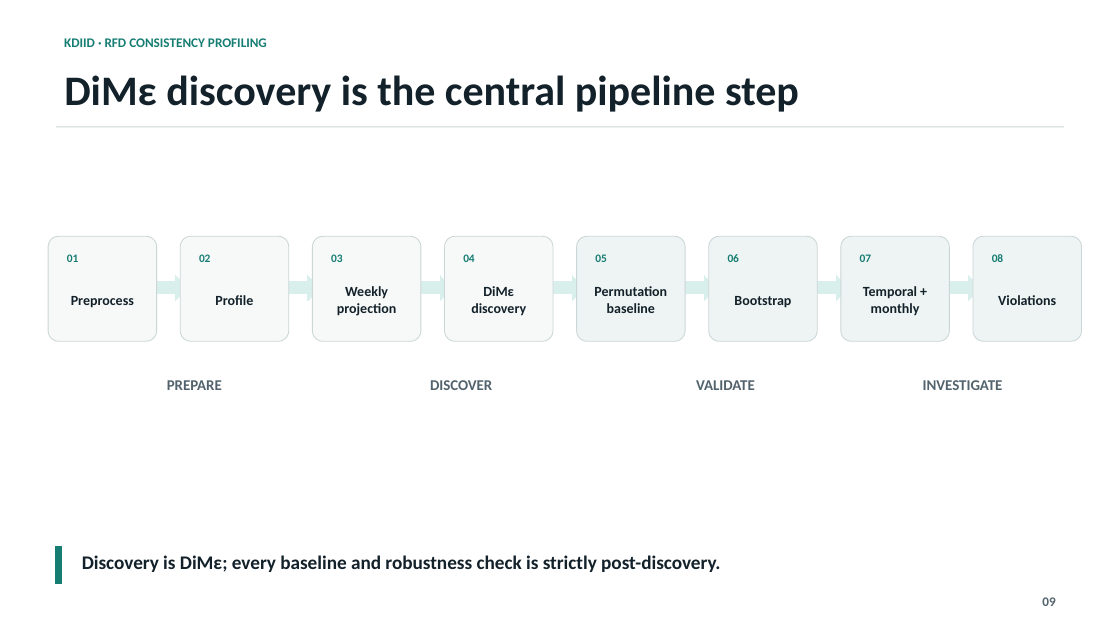
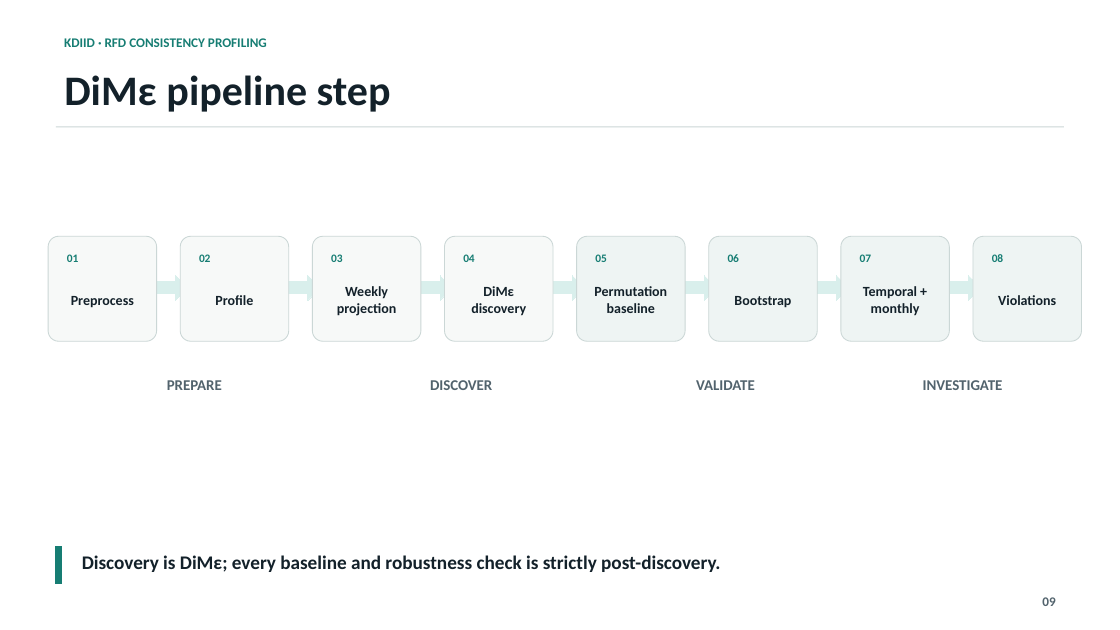
Before and after one commit to matthew-2000/rfd-urban-digital-twin, a slide deck: slide 9 of presentation/kdiid_rfd_presentation.pptx. Drawn at 1120x630 pixels with LibreOffice and Linux fonts; fonts in the diff are those of the drawing. Boxes give left, top, right and bottom in pixels: in the first picture for what was removed or moved away, otherwise in the second. Text is boxed around its words. In the diff, an @@ line names an element or a change of style, - is before the commit and + after.

```diff
--- a/presentation/kdiid_rfd_presentation.pptx
+++ b/presentation/kdiid_rfd_presentation.pptx
@@ text at (64, 75, 391, 112): text changed @@
-DiMε discovery is the central pipeline step
+DiMε pipeline step
```
Also in this commit, not shown: 7 other slides changed, 4 other files.
